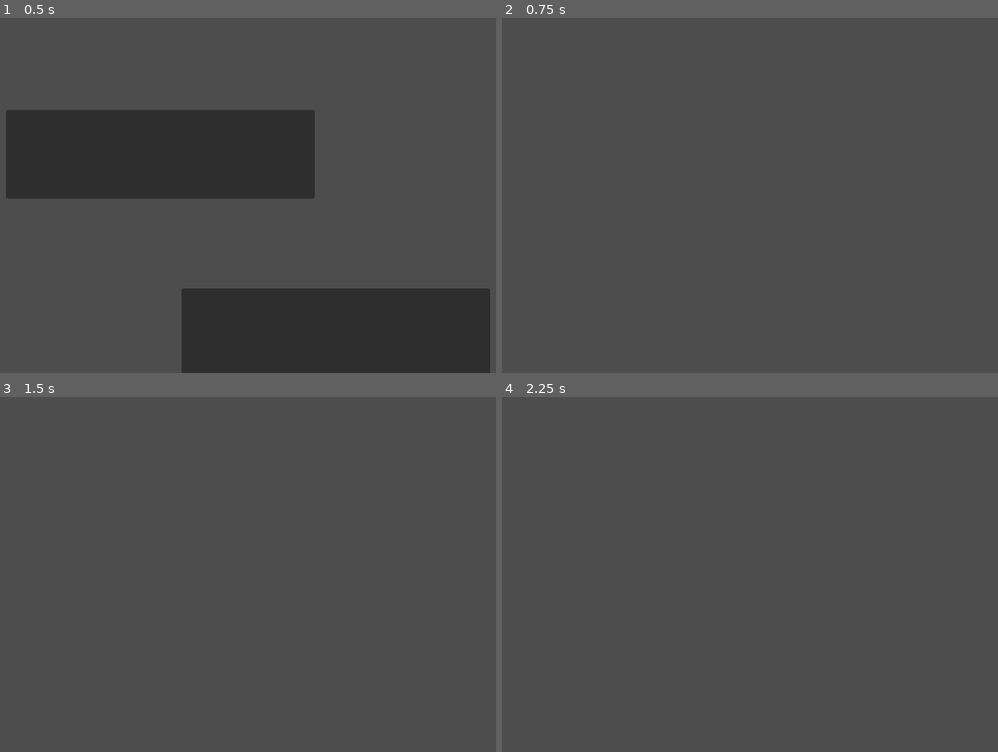
Above: before the commit, frames 1-4 (two rows, left to right).
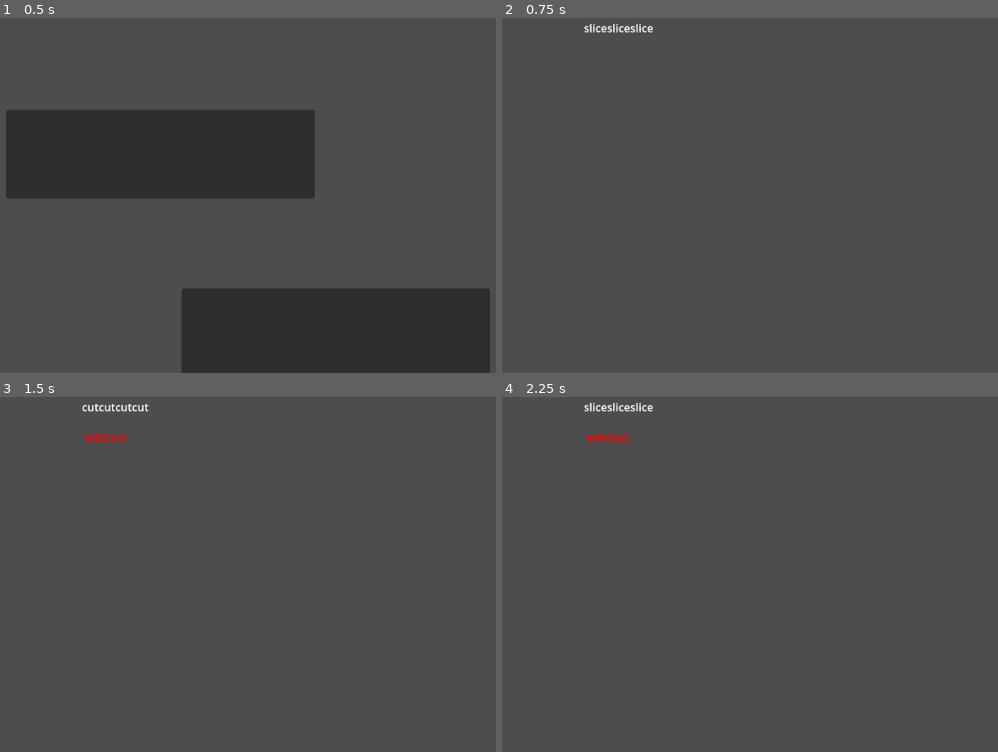
Above: after the commit, the same moments.

Repository: dacooler/TheGameTimeWarpingKitchenTheTimeCookingSimulatorTheGame2026Jam
Game: Godot game, scene res://main.tscn
Same seed, same stepped clock (60 frames per second), same inputs: the game is played once before the commit and once after it.
Inputs (mouse positions are in pixels of both pictures, inside the frame that each line leads up to):
- Up to frame 1 (0.5 s): no input
- Up to frame 2 (0.75 s): click (839, 333) at 0.5 s
- Up to frame 3 (1.5 s): tap Enter at 1.25, 1.35 s
- Up to frame 4 (2.25 s): tap Space at 2 s; tap Enter at 2.1 s

Frame 1 is identical in both runs. In frame 2, 0.2% of the frame differs, in the area x 16-31%, y 1-5%; in frame 3, 0.3%; in frame 4, 0.3%, in the area x 16-31%, y 1-14%.

Commit message:
hej

Diff:
--- a/the-game-time-warping-kitchen-the-time-cooking-simulator-the-game-2026-jam/hacker.gd
+++ b/the-game-time-warping-kitchen-the-time-cooking-simulator-the-game-2026-jam/hacker.gd
@@ -3,12 +3,15 @@
 const IP_ADDRESS = "10.57.159.210"
 const PORT = 6767
 
+
 var typed = ""
+@onready var rich_text_label: RichTextLabel = $RichTextLabel
 
 var actions = [
 	"cutcutcutcut",
 	"slicesliceslice"
 ]
+
 
 var selected_action = ""
 
@@ -23,9 +26,17 @@
 	pass
 	#send_hello_world_to_server.rpc("hello i am calling")
 
+func _show_progress():
+	rich_text_label.clear()
+	rich_text_label.add_text(selected_action)
+	rich_text_label.add_text("\n")
+	rich_text_label.add_text(typed)
+
 func _new_thing():
+	typed = ""
 	selected_action = actions.pick_random()
 	print("do: " + selected_action)
+	_show_progress()
 
 func _unhandled_input(event : InputEvent) -> void:
 	if event is InputEventKey and event.is_pressed():
@@ -48,18 +59,19 @@
 	if (selected_action == typed):
 		print("onion")
 		_new_thing()
-	typed = ""
+	else:
+		_wrong_cut()
+		return
+	_show_progress()
+
+func _wrong_cut():
+	_new_thing()
+	rich_text_label.push_color(Color.RED)
+	rich_text_label.add_text("\n WRONG")
 
 func _type_cut(letter: String):
 	typed += letter
 	if (!_check_still_valid()):
-		print("WRONG")
-		typed = ""
-		_new_thing()
-	print(selected_action)
-	print(typed)
-
-
-@rpc("any_peer")
-func send_hello_world_to_server(hello: String):
-	pass
+		_wrong_cut()
+		return
+	_show_progress()
--- a/the-game-time-warping-kitchen-the-time-cooking-simulator-the-game-2026-jam/hacker.tscn
+++ b/the-game-time-warping-kitchen-the-time-cooking-simulator-the-game-2026-jam/hacker.tscn
@@ -4,3 +4,9 @@
 
 [node name="Node2D" type="Node2D" unique_id=1352010802]
 script = ExtResource("1_ibthl")
+
+[node name="RichTextLabel" type="RichTextLabel" parent="." unique_id=765323386]
+offset_left = 368.0
+offset_top = 130.0
+offset_right = 765.0
+offset_bottom = 336.0
